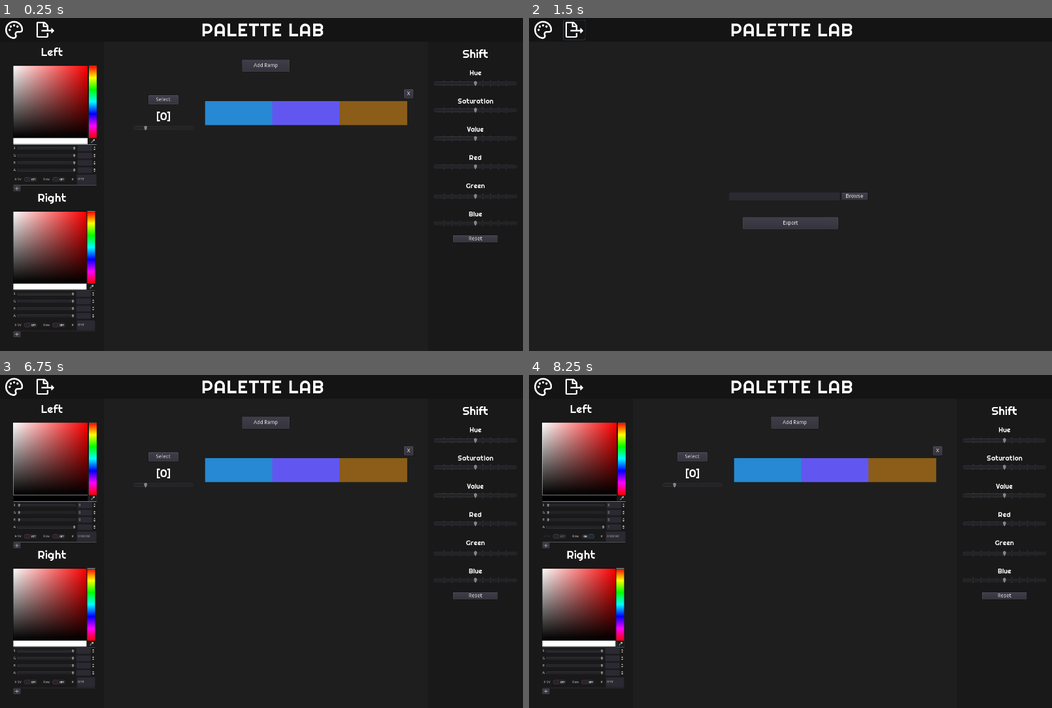
Above: before the commit, frames 1-4 (two rows, left to right).
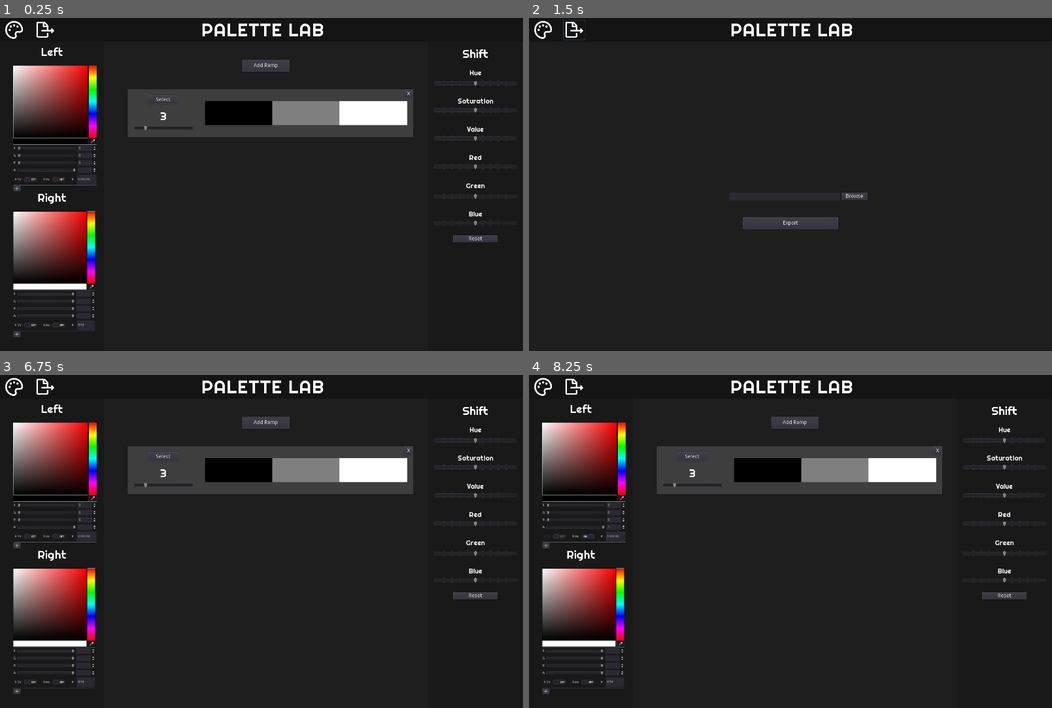
Above: after the commit, the same moments.

Repository: pbzona/palette_lab
Game: Godot game, scene res://src/Main.tscn
Same seed, same stepped clock (60 frames per second), same inputs: the game is played once before the commit and once after it.
Inputs (mouse positions are in pixels of both pictures, inside the frame that each line leads up to):
- Up to frame 1 (0.25 s): no input
- Up to frame 2 (1.5 s): click (544, 31) at 0.5 s; click (576, 31) at 1.25 s
- Up to frame 3 (6.75 s): click (256, 554) at 2.02 s; type "12" at 2.1 s; click "Browse" at 2.75 s; click "OK" at 3.5 s; click "Export" at 4.25 s; click (15, 388) at 5 s; click (94, 498) at 5.77 s; click "HSV" at 6.5 s
- Up to frame 4 (8.25 s): click "Raw" at 7.25 s; click (623, 644) at 8.02 s

The runs differ from the first frame. In frame 1, 7.8% of the frame differs, in the area x 2-79%, y 14-49%; in frame 2, nothing differs; in frame 3, 7.5%; in frame 4, 7.5%.
Error before the commit: Compile Error: Must use 'hue' instead of 'self.hue' in getter. (res://src/palette/RampShift.gd:16)

Commit message:
Remove references to self in setters/getters

Diff:
--- a/src/palette/RampShift.gd
+++ b/src/palette/RampShift.gd
@@ -13,40 +13,40 @@
 	self.Ramp = ref
 
 func get_hue() -> float:
-	return self.hue
+	return hue
 
 func set_hue(h : float) -> void:
-	self.hue = h
+	hue = h
 
 func get_sat() -> float:
-	return self.sat
+	return sat
 
 func set_sat(s : float) -> void:
-	self.sat = s
+	sat = s
 
 func get_val() -> float:
-	return self.val
+	return val
 
 func set_val(v : float) -> void:
-	self.val = v
+	val = v
 
 func get_red() -> float:
-	return self.red
+	return red
 
 func set_red(r : float) -> void:
-	self.red = r
+	red = r
 
 func get_green() -> float:
-	return self.green
+	return green
 
 func set_green(g : float) -> void:
-	self.green = g
+	green = g
 
 func get_blue() -> float:
-	return self.blue
+	return blue
 
 func set_blue(b : float) -> void:
-	self.blue = b
+	blue = b
 
 func reset_all() -> void:
 	self.hue = 0
